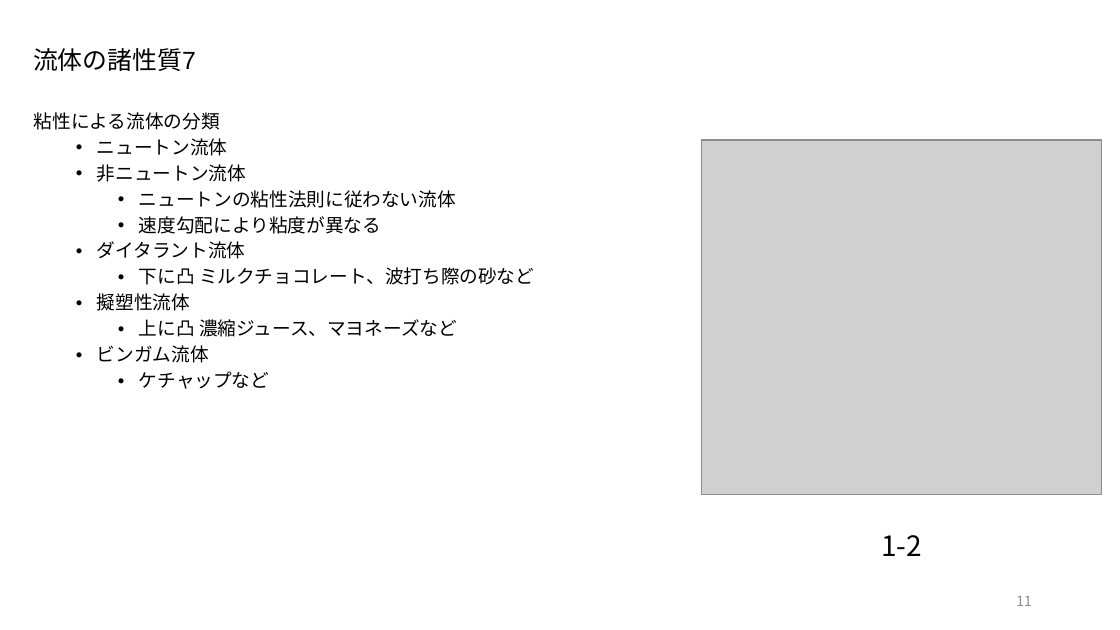
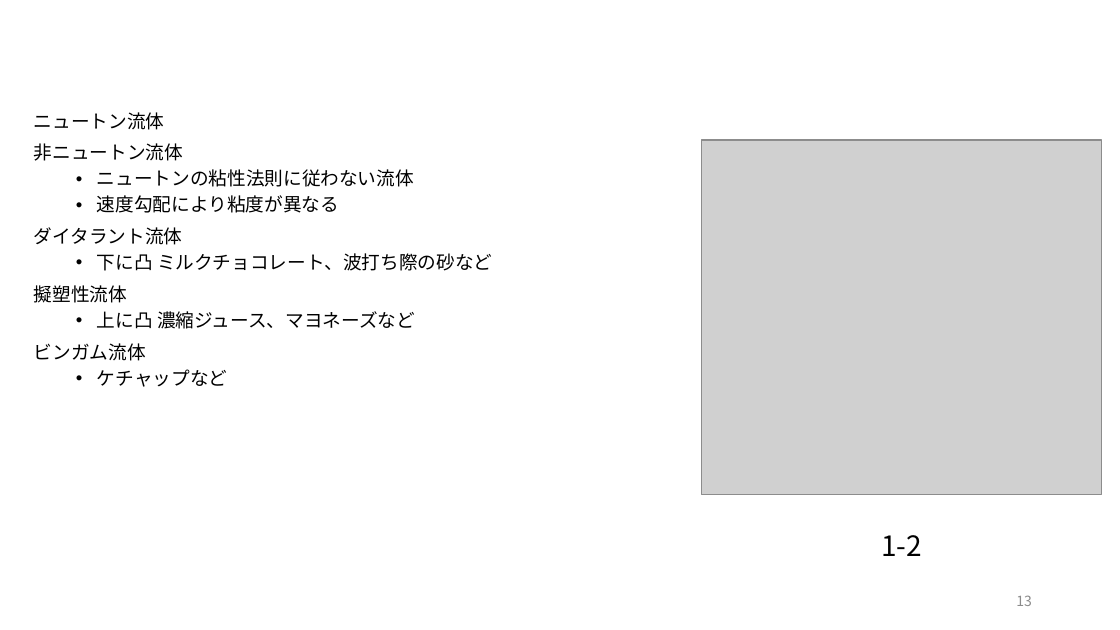
Before and after one commit to akmiccom/markdown_powerpoint, a slide deck: slide 13 of Basics_of_Fluid_Mechanics/Basics_of_Fluid_Mechanics.pptx (slide 11 before the commit). Drawn at 1120x630 pixels with LibreOffice and Linux fonts; fonts in the diff are those of the drawing; grey boxes stand for pictures; background and template pictures are left out. Boxes give left, top, right and bottom in pixels: in the first picture for what was removed or moved away, otherwise in the second. Text is boxed around its words. In the diff, an @@ line names an element or a change of style, - is before the commit and + after.

```diff
--- a/Basics_of_Fluid_Mechanics/Basics_of_Fluid_Mechanics.pptx
+++ b/Basics_of_Fluid_Mechanics/Basics_of_Fluid_Mechanics.pptx
@@ title removed at bbox=[33, 48, 196, 71] @@
-流体の諸性質7
@@ text at bbox=[34, 112, 220, 130]: paragraph removed @@
-粘性による流体の分類
@@ text "ニュートン流体" at bbox=[34, 112, 492, 387]: font Arial to Noto Sans CJK JP in "ニュートン流体", "非ニュートン流体", "ダイタラント流体", "擬塑性流体" and 1 more places; bullet • to none; list level 2 to 1 in "ニュートン流体"; list level 2 to 1 in "非ニュートン流体"; list level 3 to 2 in "ニュートンの粘性法則に従わない流体"; list level 3 to 2 in "速度勾配により粘度が異なる"; list level 2 to 1 in "ダイタラント流体"; list level 3 to 2 in "下に凸 ミルクチョコレート、波打ち際の砂など"; list level 2 to 1 in "擬塑性流体"; list level 3 to 2 in "上に凸 濃縮ジュース、マヨネーズなど"; list level 2 to 1 in "ビンガム流体"; list level 3 to 2 in "ケチャップなど" @@
@@ page number at bbox=[1016, 595, 1032, 606]: text changed @@
-11
+13
```
Also in this commit, not shown: 14 other slides changed, 19 slides added, 9 slides removed, 2 other files.
